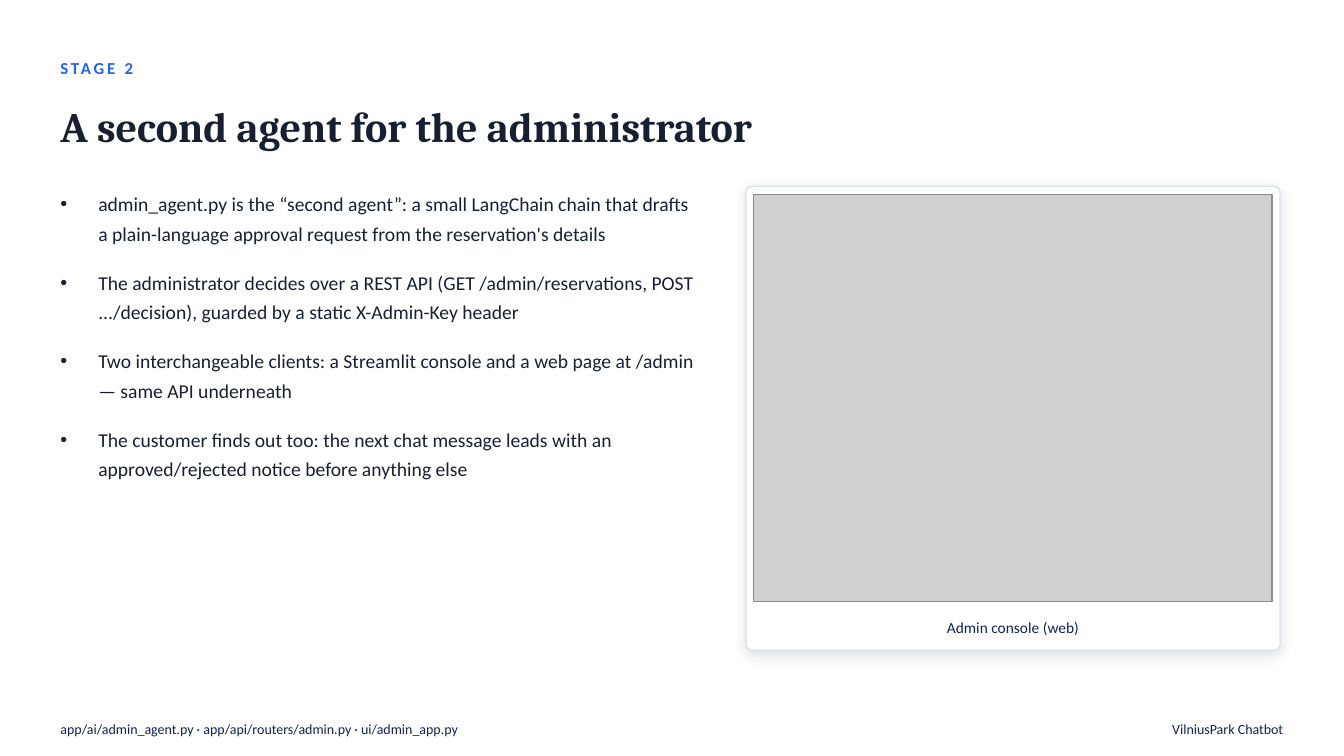
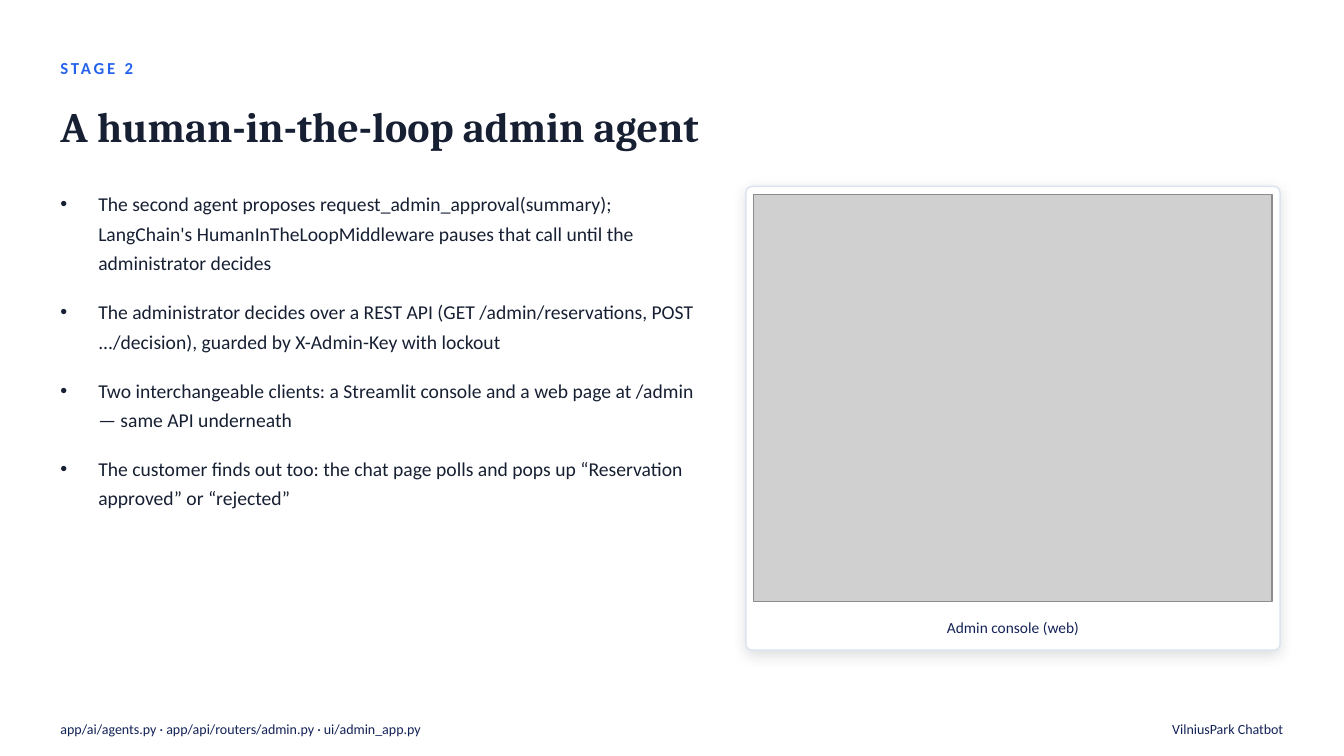
Before and after one commit to FastSnakeEyes/parking-reservation-chatbot, a slide deck: slide 8 of docs/presentation.pptx. Drawn at 1344x756 pixels with LibreOffice and Linux fonts; fonts in the diff are those of the drawing; grey boxes stand for pictures. Boxes give left, top, right and bottom in pixels: in the first picture for what was removed or moved away, otherwise in the second. Text is boxed around its words. In the diff, an @@ line names an element or a change of style, - is before the commit and + after.

```diff
--- a/docs/presentation.pptx
+++ b/docs/presentation.pptx
@@ text at (60, 112, 699, 152): text changed @@
-A second agent for the administrator
+A human-in-the-loop admin agent
@@ text at (98, 197, 694, 353): text changed @@
-• admin_agent.py is the “second agent”: a small LangChain chain that drafts a plain-language approval request from the reservation's details
-• The administrator decides over a REST API (GET /admin/reservations, POST .../decision), guarded by a static X-Admin-Key header
+• The second agent proposes request_admin_approval(summary); LangChain's HumanInTheLoopMiddleware pauses that call until the administrator decides
+• The administrator decides over a REST API (GET /admin/reservations, POST .../decision), guarded by X-Admin-Key with lockout
@@ text at (98, 462, 682, 509): text changed @@
-• The customer finds out too: the next chat message leads with an approved/rejected notice before anything else
+• The customer finds out too: the chat page polls and pops up “Reservation approved” or “rejected”
@@ text at (60, 724, 421, 737): text changed @@
-app/ai/admin_agent.py · app/api/routers/admin.py · ui/admin_app.py
+app/ai/agents.py · app/api/routers/admin.py · ui/admin_app.py
```
Also in this commit, not shown: 7 other slides changed, 22 other files.
